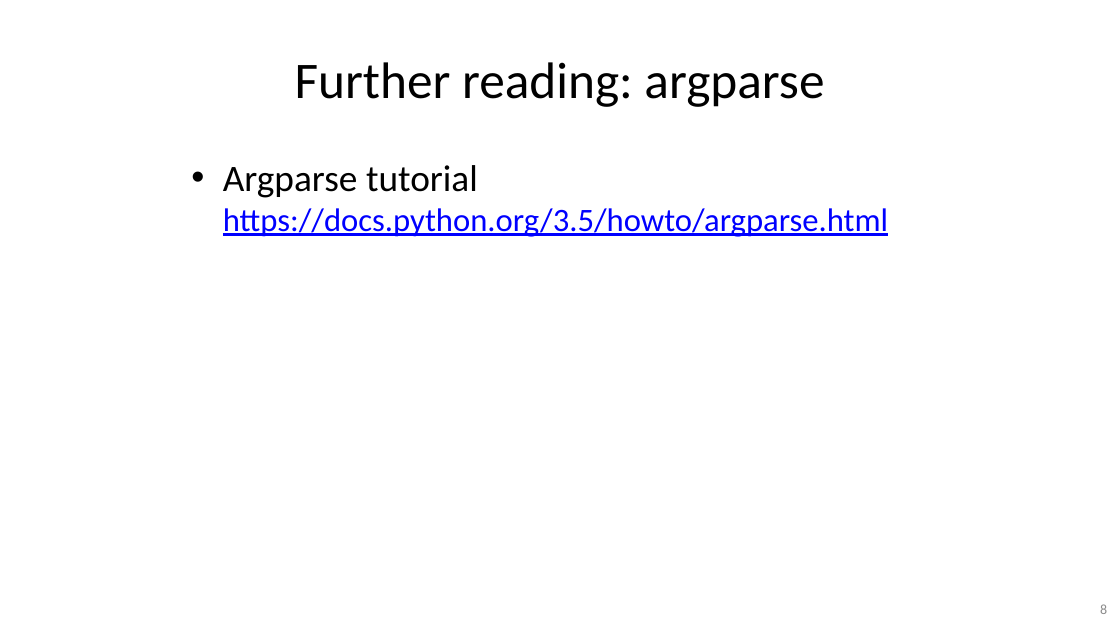
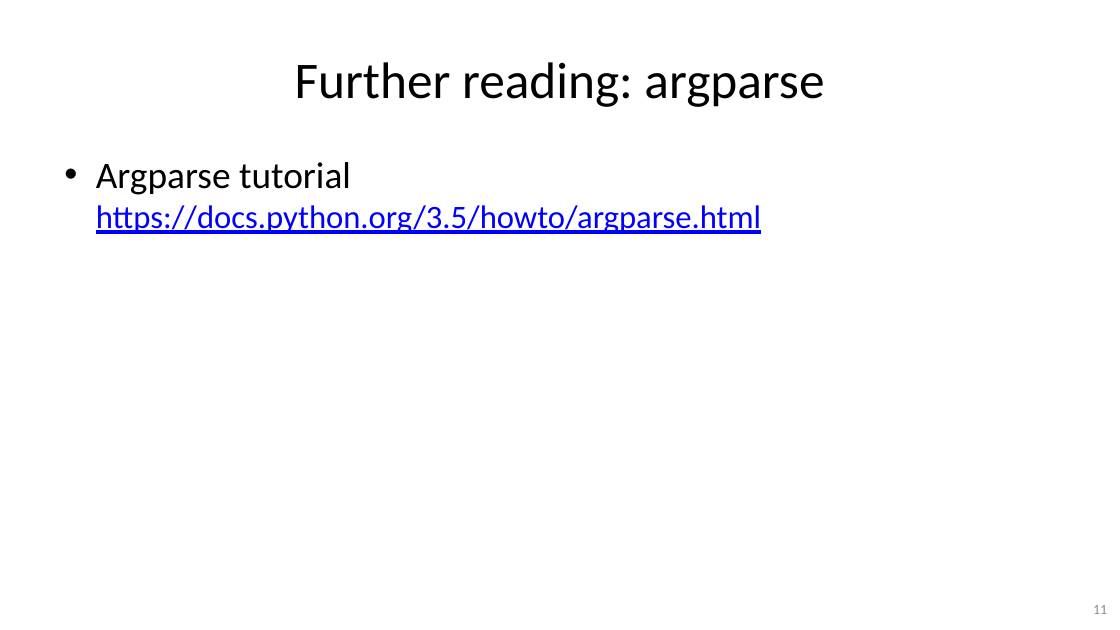
Before and after one commit to gjbex/Python-for-systems-programming, a slide deck: slide 11 of python_for_systems_programming.pptx (slide 8 before the commit). Drawn at 1120x630 pixels with LibreOffice and Linux fonts; fonts in the diff are those of the drawing. Boxes give left, top, right and bottom in pixels: in the first picture for what was removed or moved away, otherwise in the second. Text is boxed around its words. In the diff, an @@ line names an element or a change of style, - is before the commit and + after.

```diff
--- a/python_for_systems_programming.pptx
+++ b/python_for_systems_programming.pptx
@@ text "Argparse tutorial https://docs.python.org/3.5/howto/argparse ...": place and size @@
-text "Argparse tutorial https://docs.python.org/3.5/howto/argparse ..." at bbox=[223, 165, 888, 237]
+text "Argparse tutorial https://docs.python.org/3.5/howto/argparse ..." at bbox=[96, 162, 761, 234]
@@ page number at bbox=[1093, 605, 1107, 614]: text changed @@
-8
+11
```
Also in this commit, not shown: 6 other slides changed, 3 slides added.
